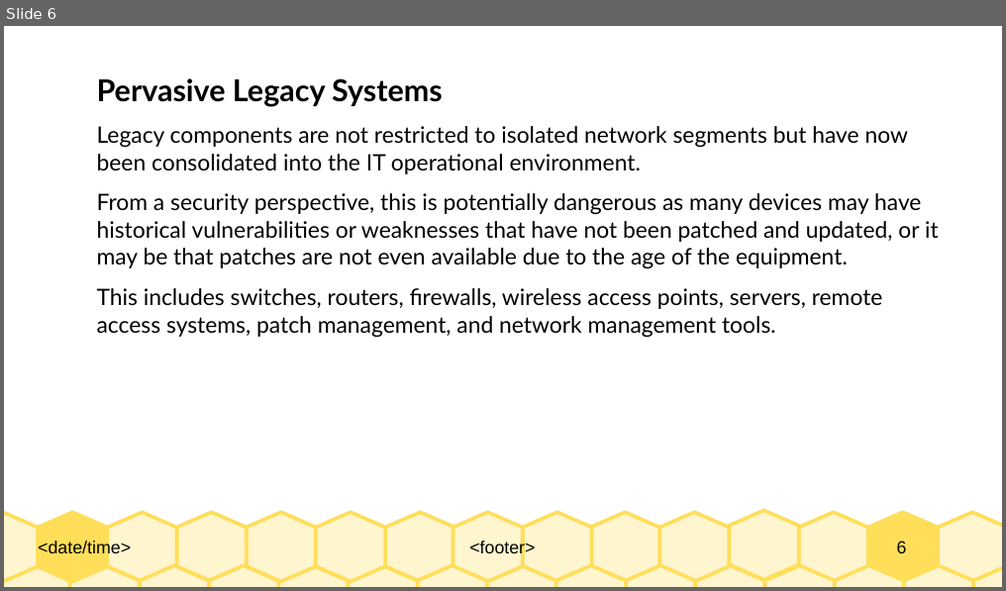
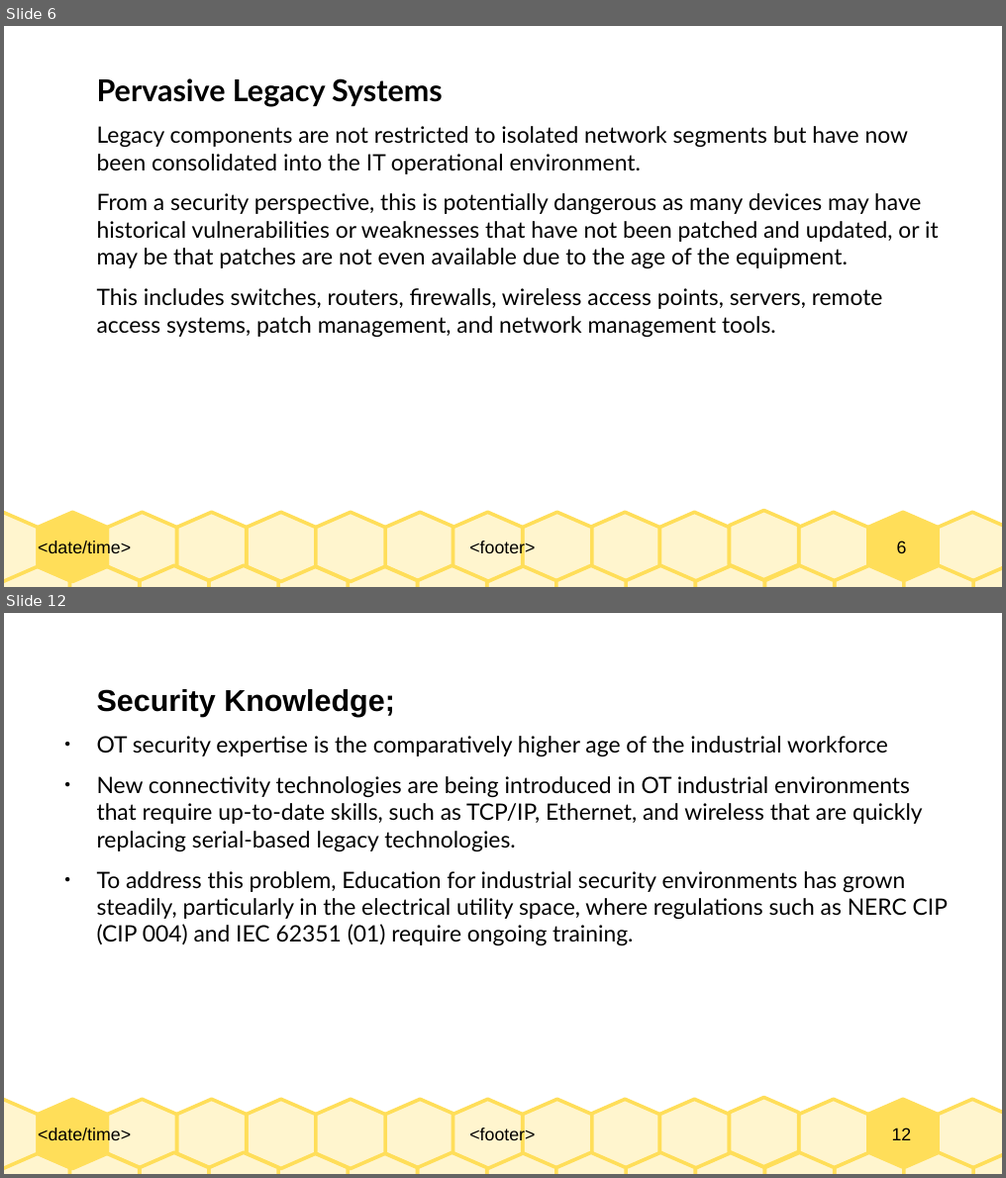
Before and after one commit to Dihfahsih1/Masters-Software-Engineering, a slide deck: yr-sem1/IoT/Chapter-8-slides.odp. Shown one above the other, each under a label of ours: slide 6 before the commit, slides 6 and 12 after it; the slides between them are not shown. The pictures are 1006x591 and 1006x1178 pixels, drawn with LibreOffice and Linux fonts; fonts in the diff are those of the drawing. Boxes give left, top, right and bottom in pixels: in the first picture for what was removed or moved away, otherwise in the second. Text is boxed around its words. In the diff, an @@ line names an element or a change of style, - is before the commit and + after.

Commit message:
Add more IoT security Slides

```diff
--- a/yr-sem1/IoT/Chapter-8-slides.odp
+++ b/yr-sem1/IoT/Chapter-8-slides.odp
@@ slide 12 added at (4, 613, 1002, 1174), background #FFFFFF; not listed: 33 template elements that a slide beside it also shows @@
@@ text added at (97, 689, 947, 946), 18 pt, text #000000 @@
+Security Knowledge;
+● OT security expertise is the comparatively higher age of the industrial workforce
+● New connectivity technologies are being introduced in OT industrial environments that require up-to-date skills, such as TCP/IP, Ethernet, and wireless that are quickly replacing serial-based legacy technologies.
+● To address this problem, Education for industrial security environments has grown steadily, particularly in the electrical utility space, where regulations such as NERC CIP (CIP 004) and IEC 62351 (01) require ongoing training.
```
Also in this commit, not shown: 1 slide changed, 8 other slides added.
